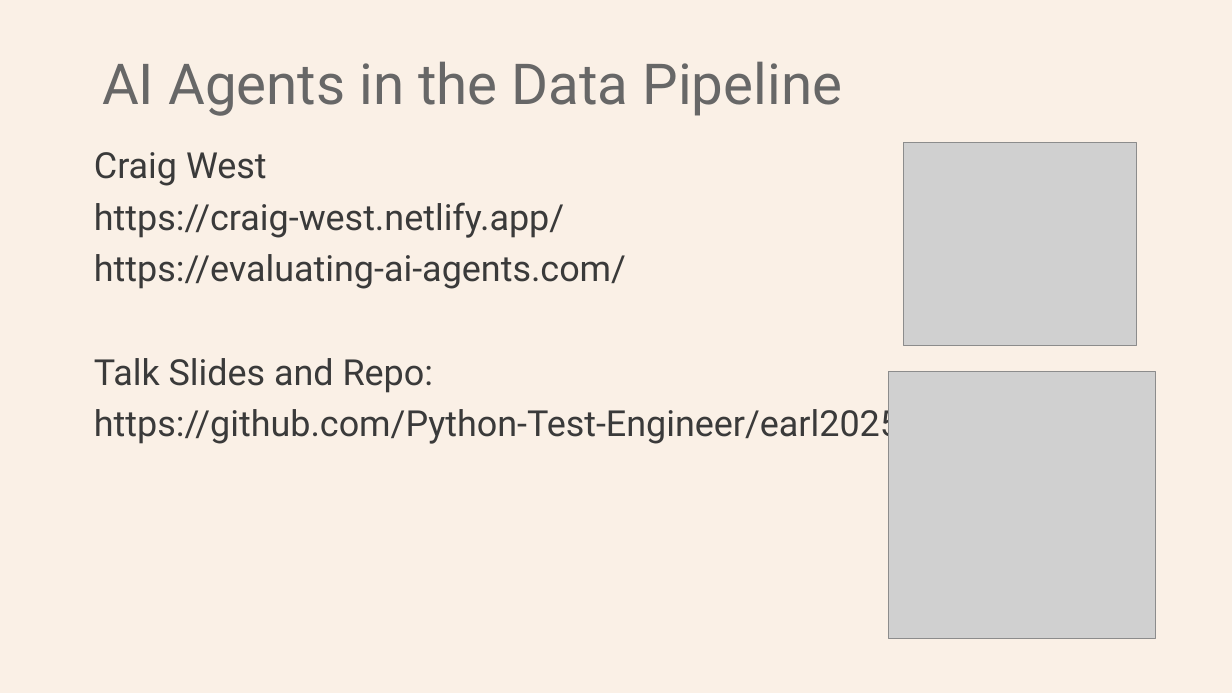
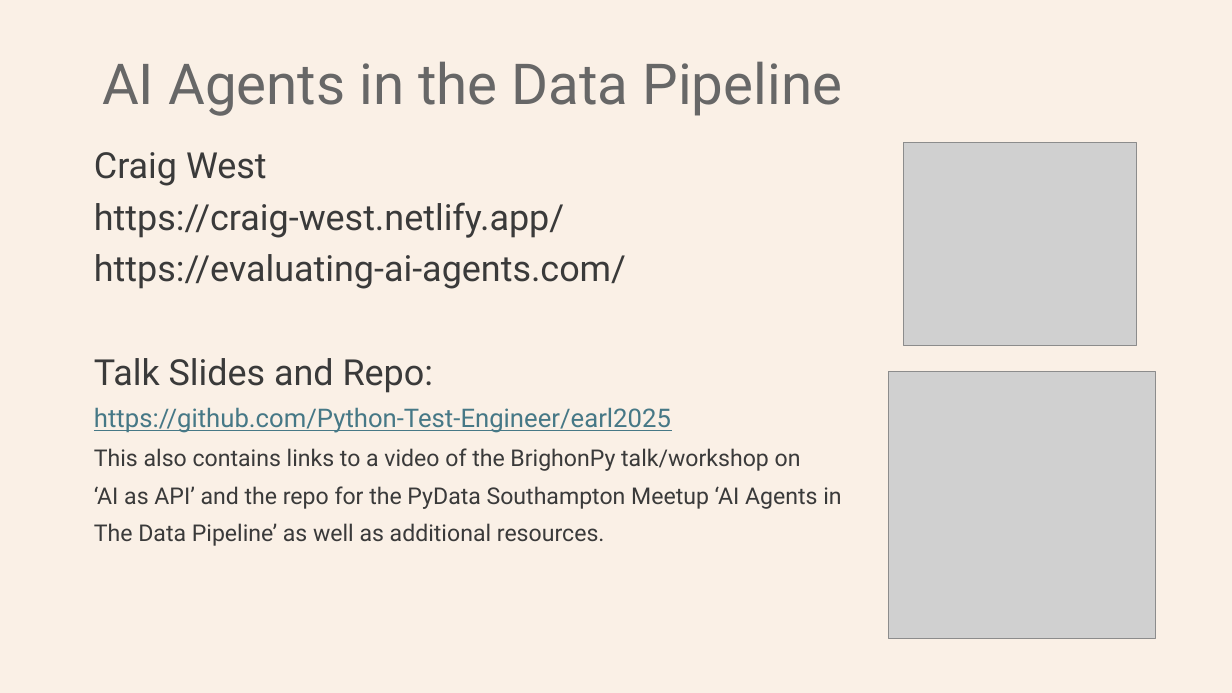
Before and after one commit to Python-Test-Engineer/earl2025, a slide deck: slide 1 of AI_Agents_in_the_Data_Pipeline.pptx. Drawn at 1232x693 pixels with LibreOffice and Linux fonts; fonts in the diff are those of the drawing; grey boxes stand for pictures. Boxes give left, top, right and bottom in pixels: in the first picture for what was removed or moved away, otherwise in the second. Text is boxed around its words. In the diff, an @@ line names an element or a change of style, - is before the commit and + after.

Commit message:
slides

```diff
--- a/AI_Agents_in_the_Data_Pipeline.pptx
+++ b/AI_Agents_in_the_Data_Pipeline.pptx
@@ text at [94, 407, 671, 433]: size 28 to 20 pt, text colour #3A3A3A to #467886, underline on in "https://github.com/Python-Test-Engineer/earl2025" @@
@@ text at [94, 448, 841, 546]: paragraphs added @@
+This also contains links to a video of the BrighonPy talk/workshop on
+‘AI as API’ and the repo for the PyData Southampton Meetup ‘AI Agents in
+The Data Pipeline’ as well as additional resources.
```
Also in this commit, not shown: 10 slides added, 2 other files.
